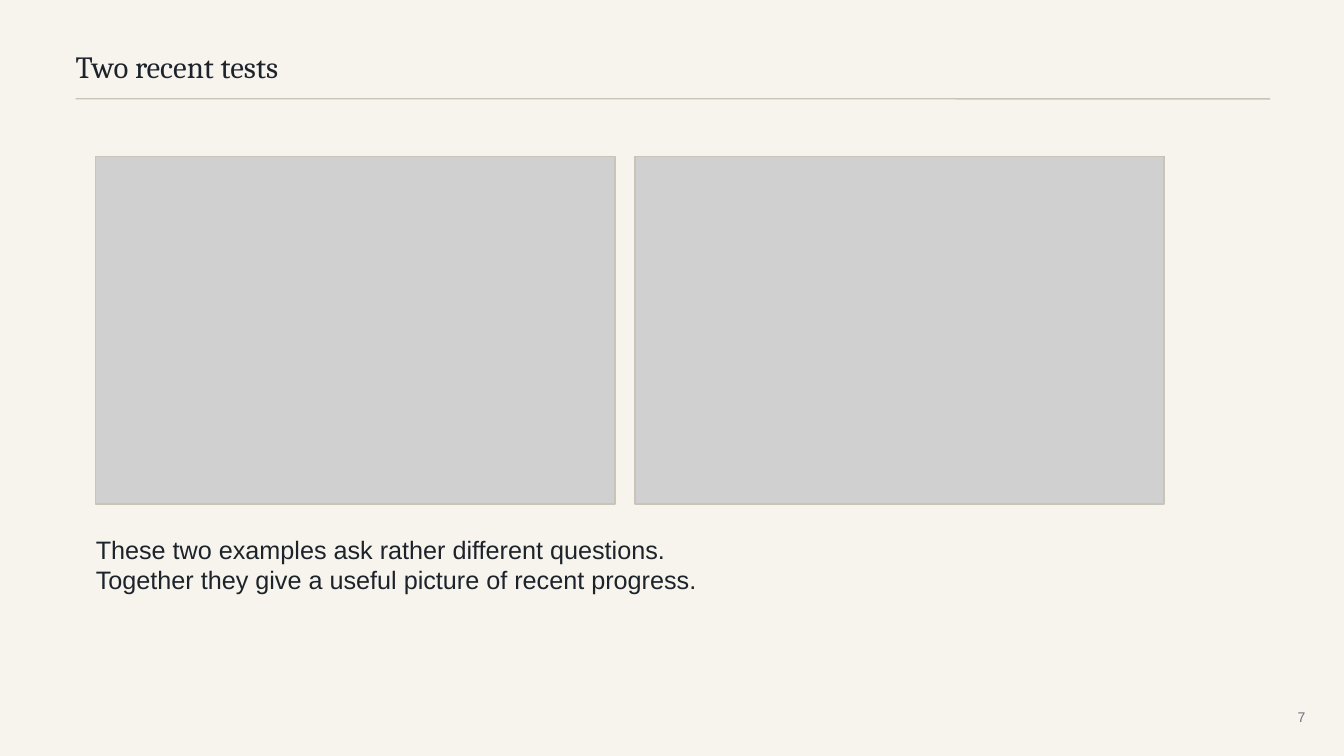
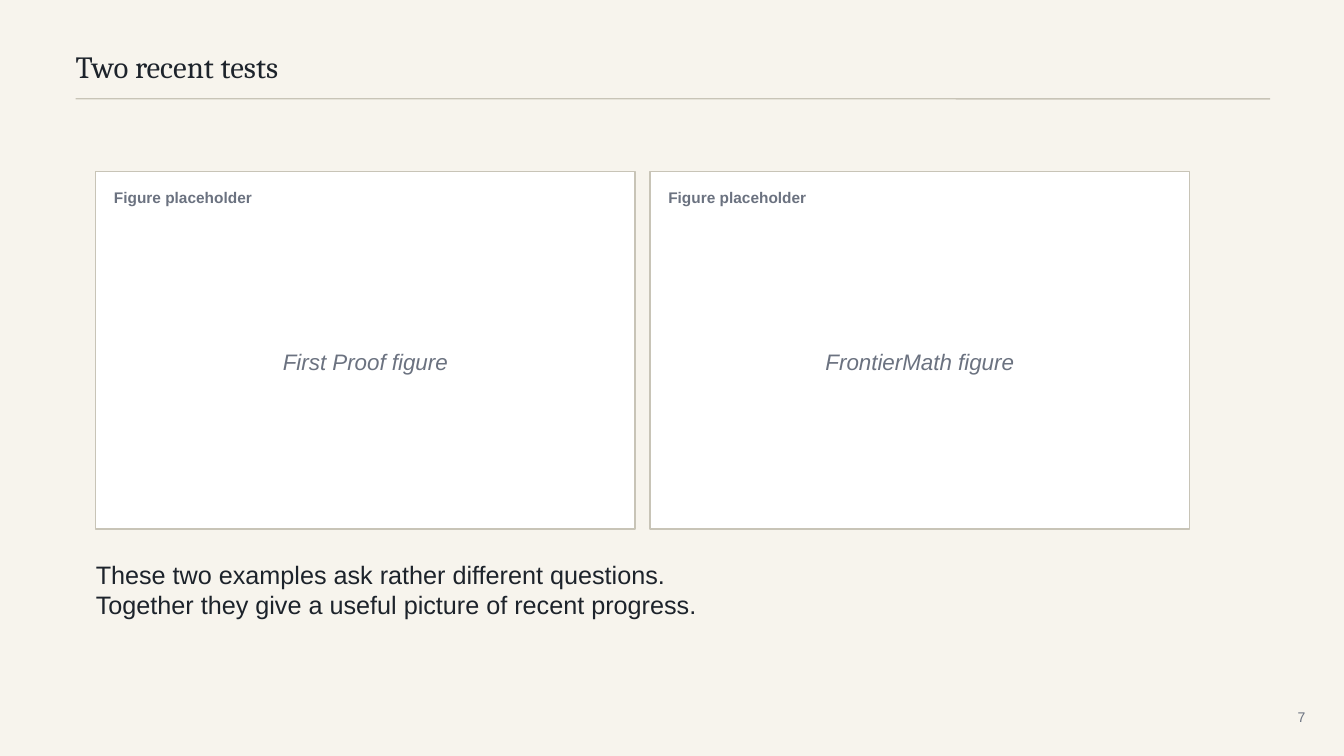
Before and after one commit to mattrobball/2026_03_09-colloquium, a slide deck: slide 7 of deck/should-you-trust-an-ai-mathematician.pptx. Drawn at 1344x756 pixels with LibreOffice and Linux fonts; fonts in the diff are those of the drawing; grey boxes stand for pictures. Boxes give left, top, right and bottom in pixels: in the first picture for what was removed or moved away, otherwise in the second. Text is boxed around its words. In the diff, an @@ line names an element or a change of style, - is before the commit and + after.

Commit message:
Simplify slide layouts and block figures

```diff
--- a/deck/should-you-trust-an-ai-mathematician.pptx
+++ b/deck/should-you-trust-an-ai-mathematician.pptx
@@ rectangle at box(96, 171, 635, 529): fill none to #FFFFFF @@
@@ rectangle: place and size @@
-rectangle at box(96, 156, 615, 504)
+rectangle at box(96, 171, 635, 529)
@@ picture removed at box(96, 156, 615, 504) @@
@@ picture removed at box(635, 156, 1165, 504) @@
@@ rectangle: place and size @@
-rectangle at box(635, 156, 1165, 504)
+rectangle at box(650, 171, 1190, 529)
@@ rectangle at box(650, 171, 1190, 529): fill none to #FFFFFF @@
@@ text added at box(114, 192, 252, 206), 11 pt, text #6B7280, bold @@
+Figure placeholder
@@ text added at box(668, 192, 807, 206), 11 pt, text #6B7280, bold @@
+Figure placeholder
@@ text added at box(283, 354, 448, 375), 16 pt, text #6B7280, italic @@
+First Proof figure
@@ text added at box(825, 354, 1014, 375), 16 pt, text #6B7280, italic @@
+FrontierMath figure
@@ text "These two examples ask rather ...": place and size @@
-text "These two examples ask rather ..." at box(96, 540, 696, 595)
+text "These two examples ask rather ..." at box(96, 565, 696, 620)
```
Also in this commit, not shown: 13 other slides changed, 2 other files.
